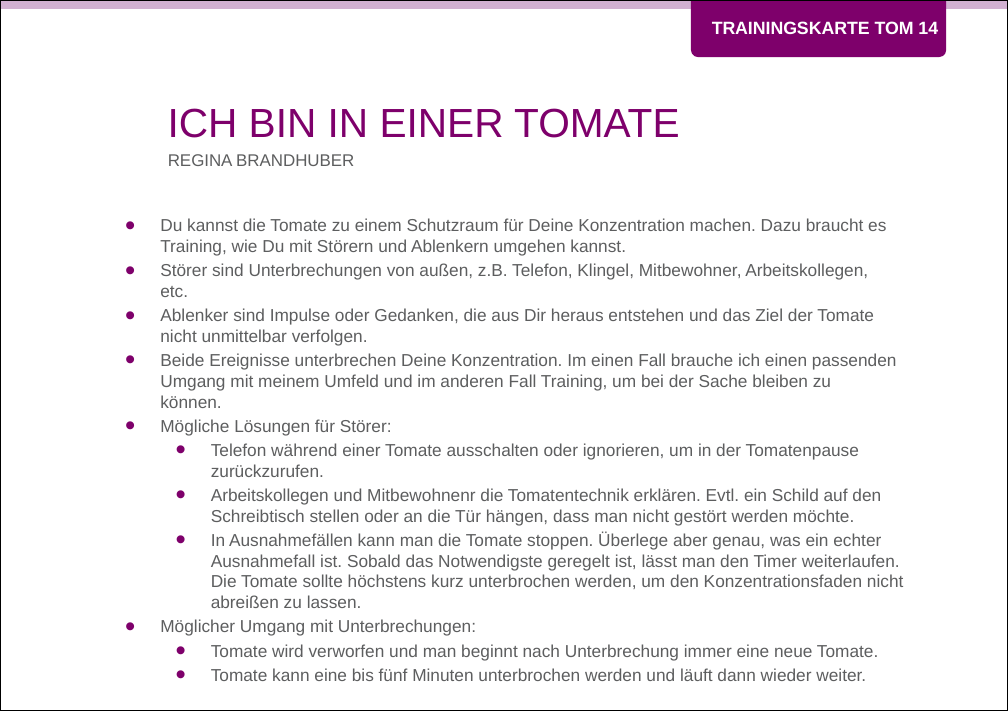
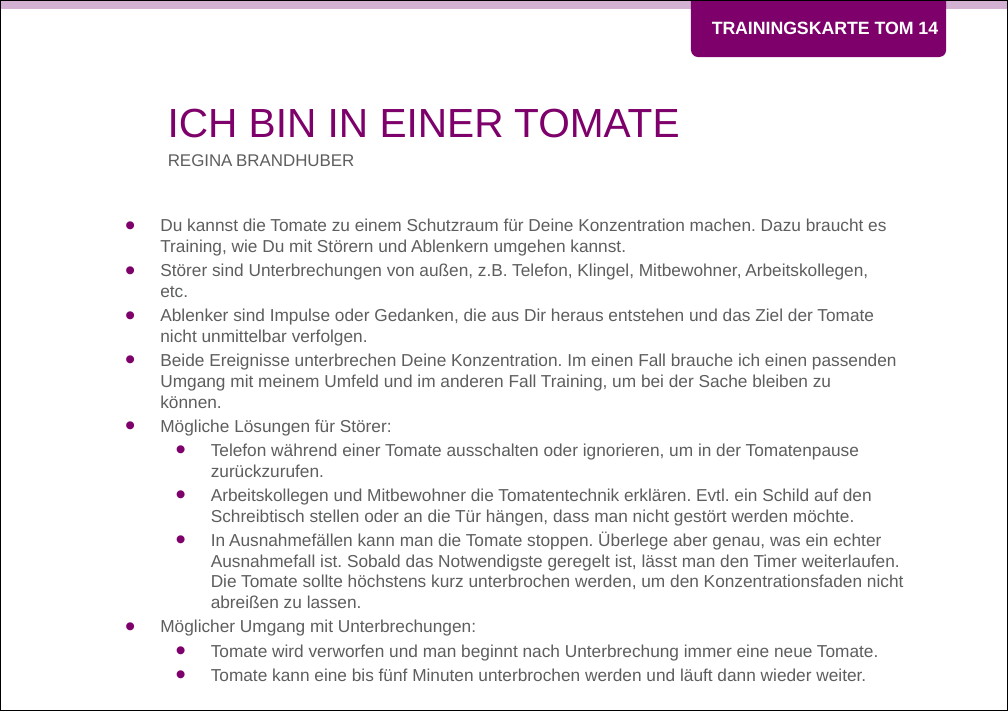
Before and after one commit to Teamtool/training-materials, a slide deck: slide 1 of music moves/Tomatoes (TOM)/ger/apprentice/ger_TOM_14_Ich_bin_in_einer_Tomate_MM_A.pptx. Drawn at 1008x711 pixels with LibreOffice and Linux fonts; fonts in the diff are those of the drawing; background and template pictures are left out. Boxes give left, top, right and bottom in pixels: in the first picture for what was removed or moved away, otherwise in the second. Text is boxed around its words. In the diff, an @@ line names an element or a change of style, - is before the commit and + after.

```diff
--- a/music moves/Tomatoes (TOM)/ger/apprentice/ger_TOM_14_Ich_bin_in_einer_Tomate_MM_A.pptx
+++ b/music moves/Tomatoes (TOM)/ger/apprentice/ger_TOM_14_Ich_bin_in_einer_Tomate_MM_A.pptx
@@ text at (211, 488, 872, 526): text changed @@
-    • Arbeitskollegen und Mitbewohnenr die Tomatentechnik erklären. Evtl. ein Schild auf den Schreibtisch stellen oder an die Tür hängen, dass man nicht gestört werden möchte.
+    • Arbeitskollegen und Mitbewohner die Tomatentechnik erklären. Evtl. ein Schild auf den Schreibtisch stellen oder an die Tür hängen, dass man nicht gestört werden möchte.
```
Also in this commit, not shown: 1 other file.
